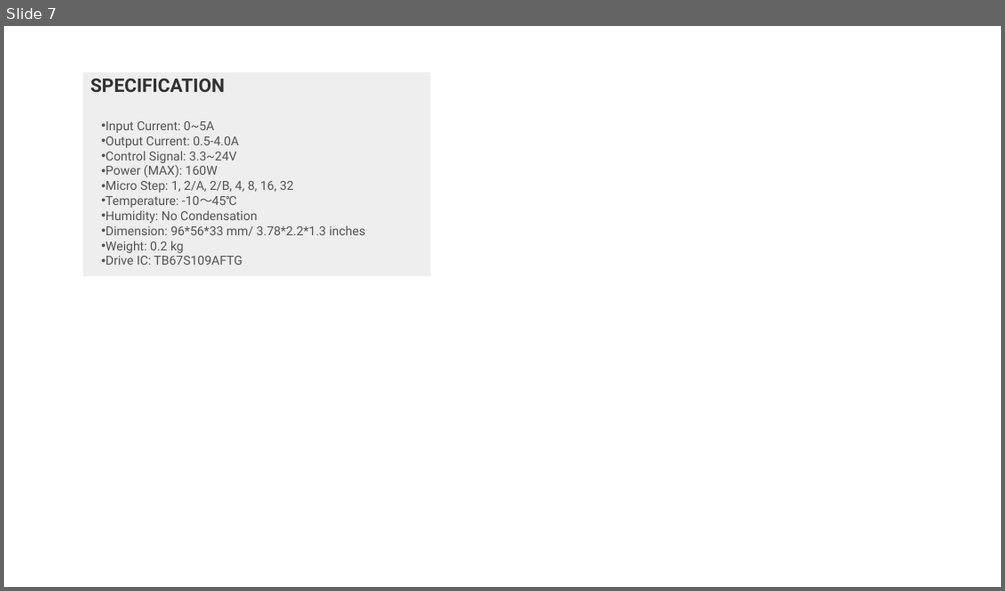
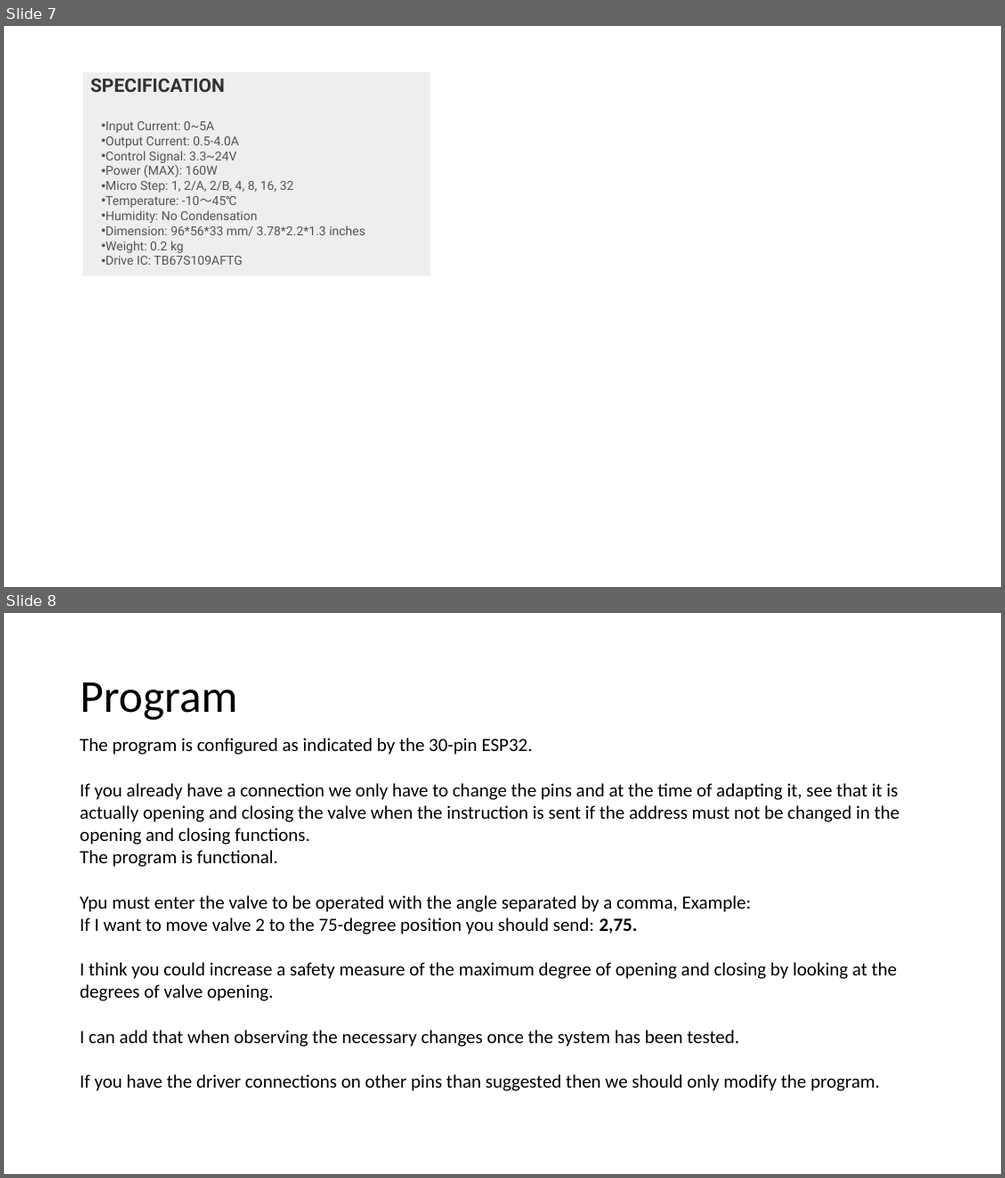
Before and after one commit to FreakJazz/ESP32-control-TB6600, a slide deck: connections/connections.pptx. Shown one above the other, each under a label of ours: slide 7 before the commit, slides 7 and 8 after it. The pictures are 1005x591 and 1005x1178 pixels, drawn with LibreOffice and Linux fonts; fonts in the diff are those of the drawing. Boxes give left, top, right and bottom in pixels: in the first picture for what was removed or moved away, otherwise in the second. Text is boxed around its words. In the diff, an @@ line names an element or a change of style, - is before the commit and + after.

Commit message:
Put indications in the program and configure pins

```diff
--- a/connections/connections.pptx
+++ b/connections/connections.pptx
@@ slide 8 added at (4, 613, 1001, 1174), background #FFFFFF @@
@@ title added at (80, 682, 237, 720), 44 pt, text #000000 @@
+Program
@@ text added at (80, 738, 899, 1091), 18 pt, text #000000 @@
+The program is configured as indicated by the 30-pin ESP32.
+If you already have a connection we only have to change the pins and at the time of adapting it, see that it is actually opening and closing the valve when the instruction is sent if the address must not be changed in the opening and closing functions.
+The program is functional.
+Ypu must enter the valve to be operated with the angle separated by a comma, Example:
+If I want to move valve 2 to the 75-degree position you should send: 2,75.
+I think you could increase a safety measure of the maximum degree of opening and closing by looking at the degrees of valve opening.
+I can add that when observing the necessary changes once the system has been tested.
+If you have the driver connections on other pins than suggested then we should only modify the program.
```
Also in this commit, not shown: 3 slides changed, 2 other files.
